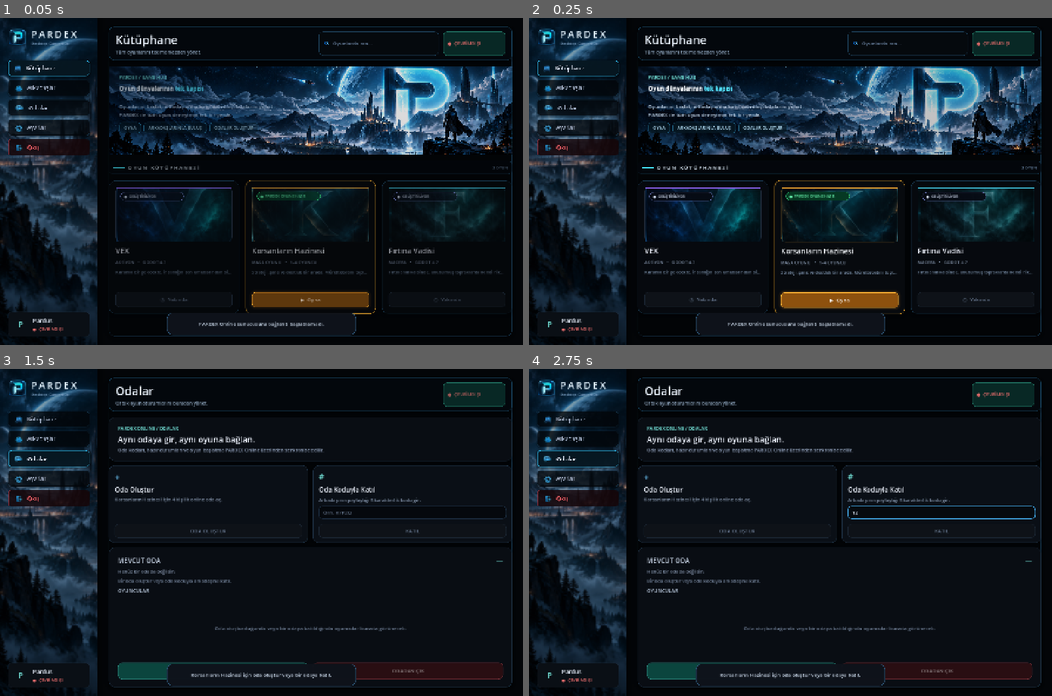
Above: before the commit, frames 1-4 (two rows, left to right).
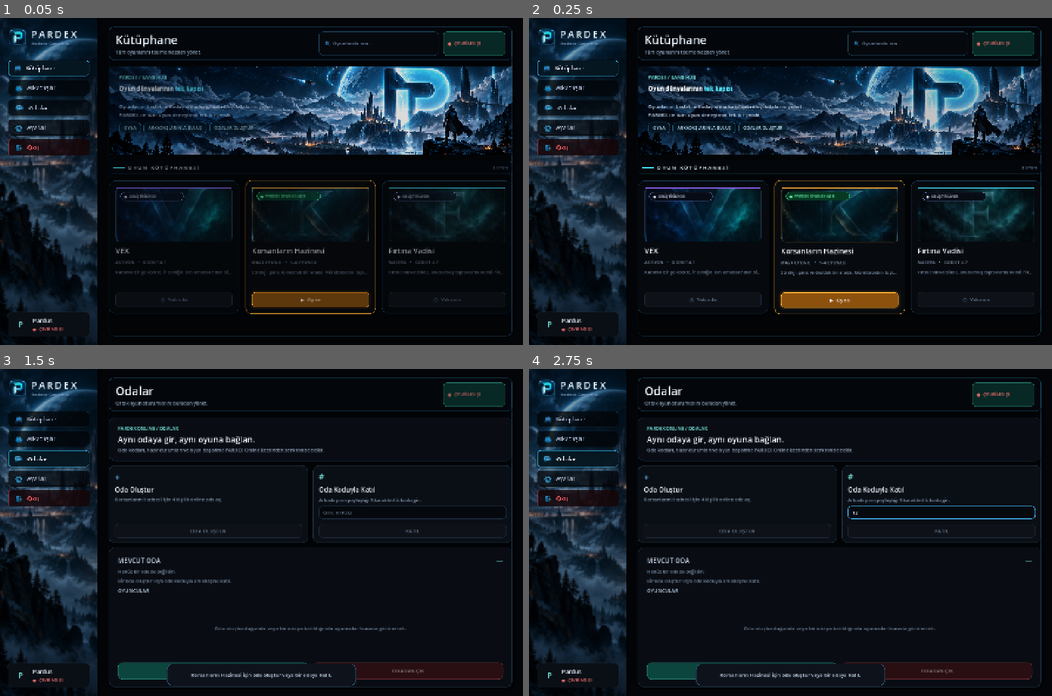
Above: after the commit, the same moments.

Repository: SerkanAydin06/Pardex
Game: Godot game, scene res://scenes/main.tscn
Same seed, same stepped clock (60 frames per second), same inputs: the game is played once before the commit and once after it.
Inputs (mouse positions are in pixels of both pictures, inside the frame that each line leads up to):
- Up to frame 1 (0.05 s): no input
- Up to frame 2 (0.25 s): no input
- Up to frame 3 (1.5 s): click (376, 395) at 0.52 s; type "12" at 0.6 s; click "OYNA" at 1.25 s
- Up to frame 4 (2.75 s): click (942, 512) at 2.02 s; type "12" at 2.1 s

The runs differ from the first frame. In frame 1, 0.5% of the frame differs, in the area x 31-69%, y 7-98%; in frame 2, 0.4%; in frame 3, less than 0.1%; in frame 4, less than 0.1%.

Commit message:
Update main.tscn

Diff:
--- a/scenes/main.tscn
+++ b/scenes/main.tscn
@@ -567,7 +567,7 @@
 layout_mode = 2
 theme_override_constants/separation = 5
 
-[node name="BrandP" type="Label" parent="Sidebar/SidebarMargin/SidebarVBox/Brand/Text/BrandTitle"]
+[node name="BrandP" type="Label" parent="Sidebar/SidebarMargin/SidebarVBox/Brand/Text/BrandTitle" unique_id=458406549]
 unique_name_in_owner = true
 layout_mode = 2
 theme_override_colors/font_color = Color(0.9, 0.96, 1, 1)
@@ -578,7 +578,7 @@
 theme_override_font_sizes/font_size = 26
 text = "P"
 
-[node name="BrandA" type="Label" parent="Sidebar/SidebarMargin/SidebarVBox/Brand/Text/BrandTitle"]
+[node name="BrandA" type="Label" parent="Sidebar/SidebarMargin/SidebarVBox/Brand/Text/BrandTitle" unique_id=481060977]
 unique_name_in_owner = true
 layout_mode = 2
 theme_override_colors/font_color = Color(0.9, 0.96, 1, 1)
@@ -589,7 +589,7 @@
 theme_override_font_sizes/font_size = 26
 text = "A"
 
-[node name="BrandR" type="Label" parent="Sidebar/SidebarMargin/SidebarVBox/Brand/Text/BrandTitle"]
+[node name="BrandR" type="Label" parent="Sidebar/SidebarMargin/SidebarVBox/Brand/Text/BrandTitle" unique_id=2065472646]
 unique_name_in_owner = true
 layout_mode = 2
 theme_override_colors/font_color = Color(0.9, 0.96, 1, 1)
@@ -600,7 +600,7 @@
 theme_override_font_sizes/font_size = 26
 text = "R"
 
-[node name="BrandD" type="Label" parent="Sidebar/SidebarMargin/SidebarVBox/Brand/Text/BrandTitle"]
+[node name="BrandD" type="Label" parent="Sidebar/SidebarMargin/SidebarVBox/Brand/Text/BrandTitle" unique_id=612002581]
 unique_name_in_owner = true
 layout_mode = 2
 theme_override_colors/font_color = Color(0.9, 0.96, 1, 1)
@@ -611,7 +611,7 @@
 theme_override_font_sizes/font_size = 26
 text = "D"
 
-[node name="BrandE" type="Label" parent="Sidebar/SidebarMargin/SidebarVBox/Brand/Text/BrandTitle"]
+[node name="BrandE" type="Label" parent="Sidebar/SidebarMargin/SidebarVBox/Brand/Text/BrandTitle" unique_id=1137116973]
 unique_name_in_owner = true
 layout_mode = 2
 theme_override_colors/font_color = Color(0.9, 0.96, 1, 1)
@@ -622,7 +622,7 @@
 theme_override_font_sizes/font_size = 26
 text = "E"
 
-[node name="BrandX" type="Label" parent="Sidebar/SidebarMargin/SidebarVBox/Brand/Text/BrandTitle"]
+[node name="BrandX" type="Label" parent="Sidebar/SidebarMargin/SidebarVBox/Brand/Text/BrandTitle" unique_id=2091113788]
 unique_name_in_owner = true
 layout_mode = 2
 theme_override_colors/font_color = Color(0.9, 0.96, 1, 1)
@@ -829,6 +829,7 @@
 
 [node name="SearchIcon" type="TextureRect" parent="MainMargin/MainVBox/Header/HeaderRow/LibrarySearch" unique_id=941435457]
 modulate = Color(0.72, 0.88, 1, 0.94)
+texture_filter = 3
 layout_mode = 1
 anchors_preset = 4
 anchor_top = 0.5
